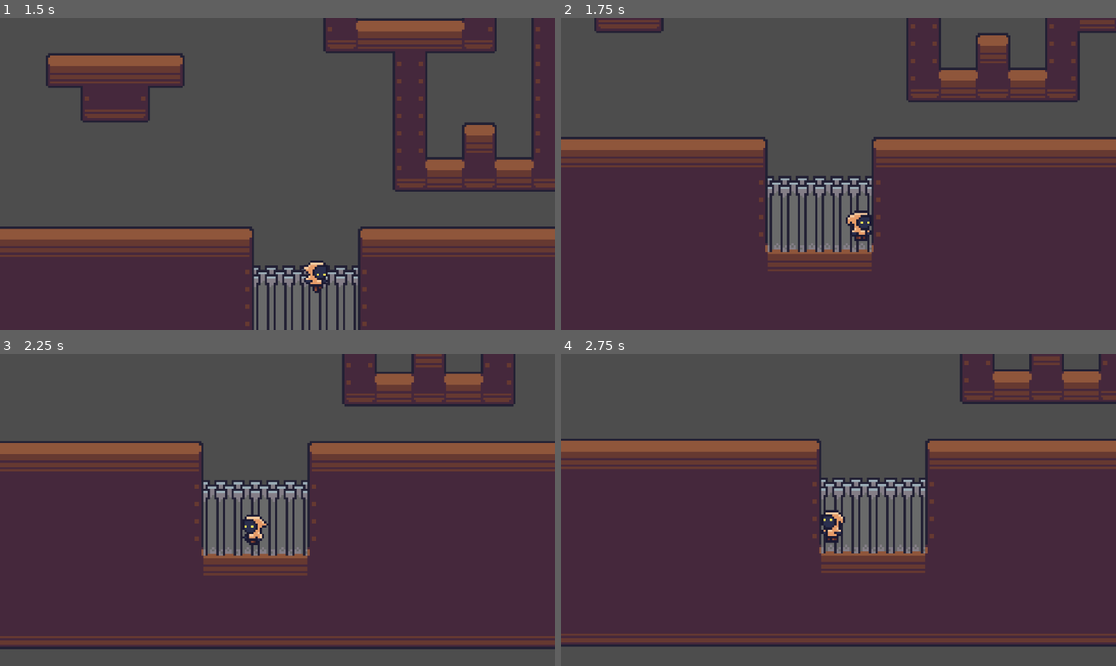
Above: before the commit, frames 1-4 (two rows, left to right).
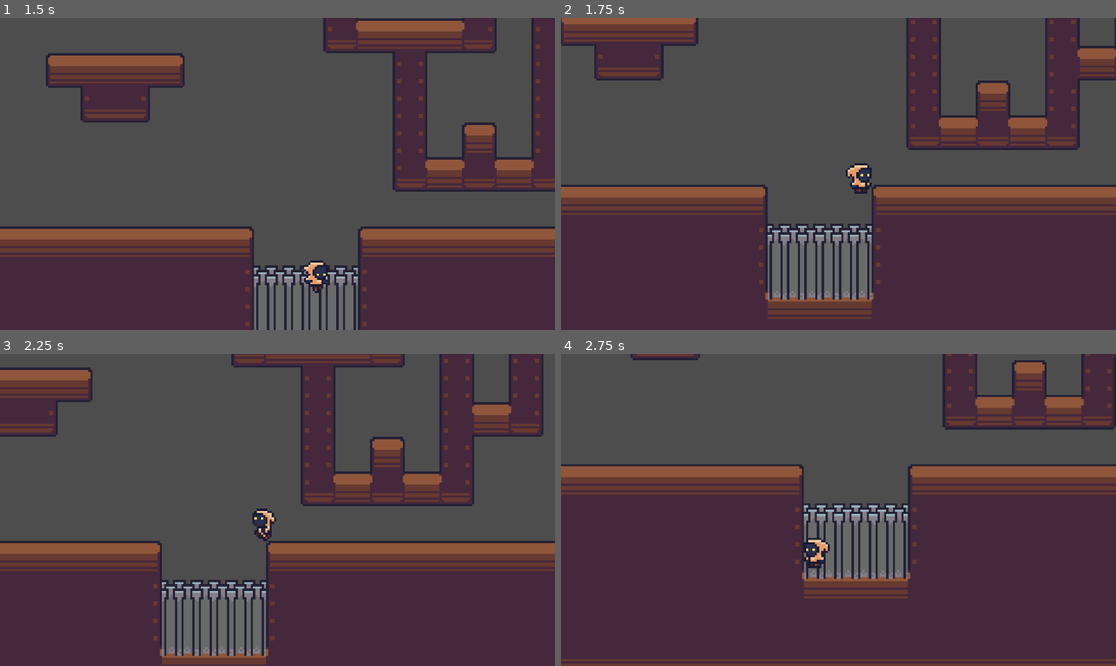
Above: after the commit, the same moments.

Repository: IWantMyLemons/Feed-the-Cat
Game: Godot game, scene res://Test.tscn
Two runs of this game, one before a commit and one after it. Both use one fixed random seed, a clock stepped at 60 frames per second and the inputs below. This scene is started directly instead of the project's main scene.
Inputs:
- Up to frame 1 (1.5 s): hold D (Move Right) from 0.53 s (still down); tap Space (Jump) at 0.77 s
- Up to frame 2 (1.75 s): keep holding D (Move Right); tap Space (Jump) at 1.52 s
- Up to frame 3 (2.25 s): release D (Move Right) at 2.03 s; hold A (Move Left) from 2.03 s (still down)
- Up to frame 4 (2.75 s): keep holding A (Move Left)

Frame 1 is identical in both runs. In frame 2, 37% of the frame differs, in the area x 0-100%, y 0-97%; in frame 3, 61%, in the area x 0-100%, y 0-100%; in frame 4, 35%.

Commit message:
increased jump cap in Test

Diff:
--- a/Assets/Scenes/player.tscn
+++ b/Assets/Scenes/player.tscn
@@ -1,9 +1,8 @@
-[gd_scene load_steps=13 format=3 uid="uid://c4ogvt57h2cib"]
+[gd_scene load_steps=12 format=3 uid="uid://c4ogvt57h2cib"]
 
 [ext_resource type="Texture2D" uid="uid://3yp2otu2rnqm" path="res://Assets/Sprites/player.png" id="1_6cd4h"]
 [ext_resource type="Script" uid="uid://1wyk685lq2rn" path="res://Assets/Scripts/player_controller.gd" id="1_7dd06"]
 [ext_resource type="Script" uid="uid://dkoi0bmxxgv3d" path="res://Assets/Scripts/player_animator.gd" id="2_38rej"]
-[ext_resource type="PackedScene" uid="uid://dsr74m3sdweqs" path="res://Assets/Scenes/spam.tscn" id="2_t1xgp"]
 
 [sub_resource type="Animation" id="Animation_w3t24"]
 resource_name = "Fall"
@@ -103,7 +102,6 @@
 collision_mask = 768
 script = ExtResource("1_7dd06")
 SPEED = 50.0
-spam_scene = ExtResource("2_t1xgp")
 
 [node name="Camera2D" type="Camera2D" parent="."]
 offset = Vector2(0, -15)
--- a/Test.tscn
+++ b/Test.tscn
@@ -12,3 +12,4 @@
 [node name="Player" parent="." instance=ExtResource("2_njov2")]
 position = Vector2(382, 4)
 SPEED = 100.0
+jumps = 1
